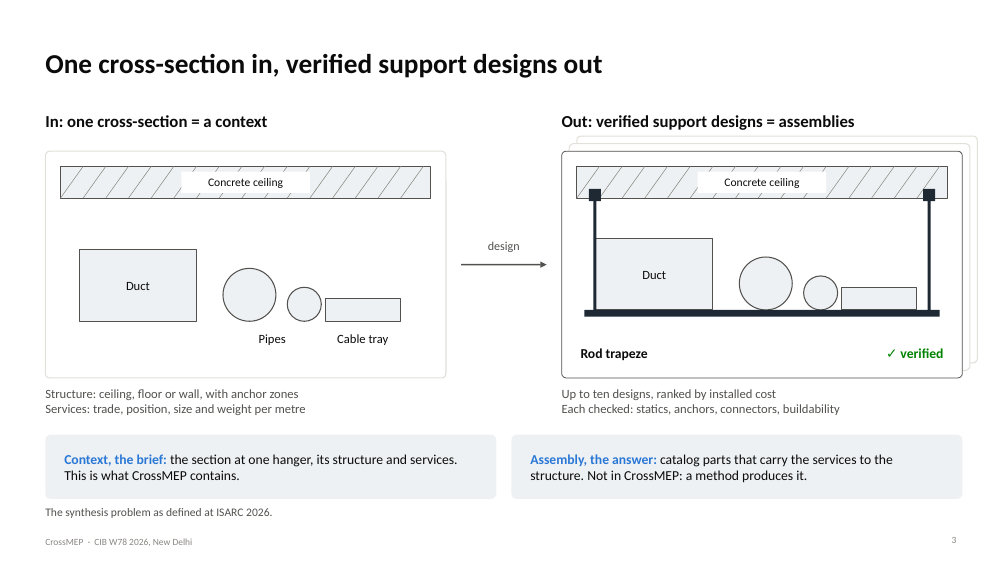
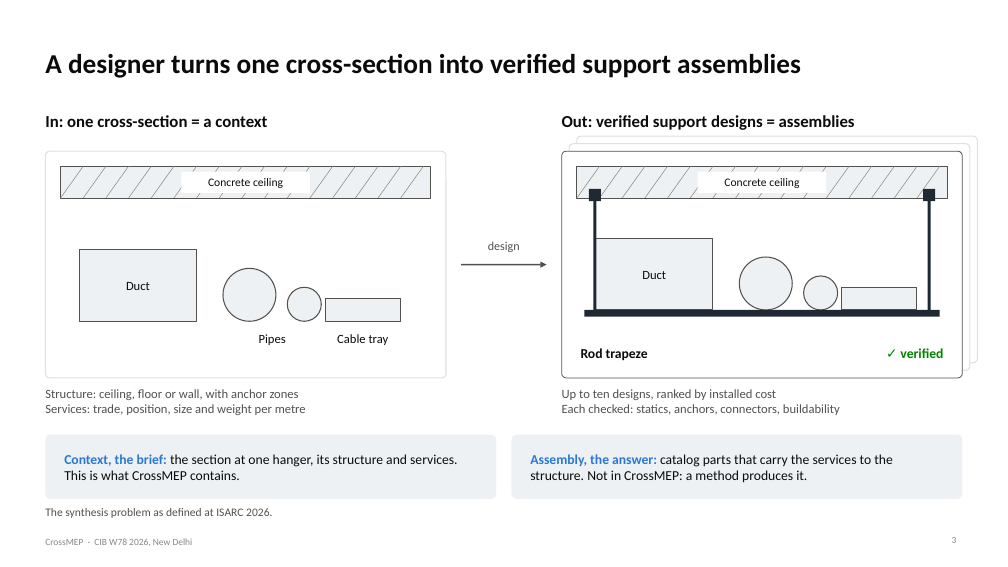
Before and after one commit to lavinia-ped/CrossMEP_Dataset, a slide deck: slide 3 of docs/CrossMEP_CIBW78_talk.pptx. Drawn at 1008x567 pixels with LibreOffice and Linux fonts; fonts in the diff are those of the drawing. Boxes give left, top, right and bottom in pixels: in the first picture for what was removed or moved away, otherwise in the second. Text is boxed around its words. In the diff, an @@ line names an element or a change of style, - is before the commit and + after.

Commit message:
Talk: slide 3 and 5 titles read as sentences

```diff
--- a/docs/CrossMEP_CIBW78_talk.pptx
+++ b/docs/CrossMEP_CIBW78_talk.pptx
@@ title at [45,54,801,78]: text changed @@
-One cross-section in, verified support designs out
+A designer turns one cross-section into verified support assemblies
```
Also in this commit, not shown: 1 other slide changed, 4 other files.
